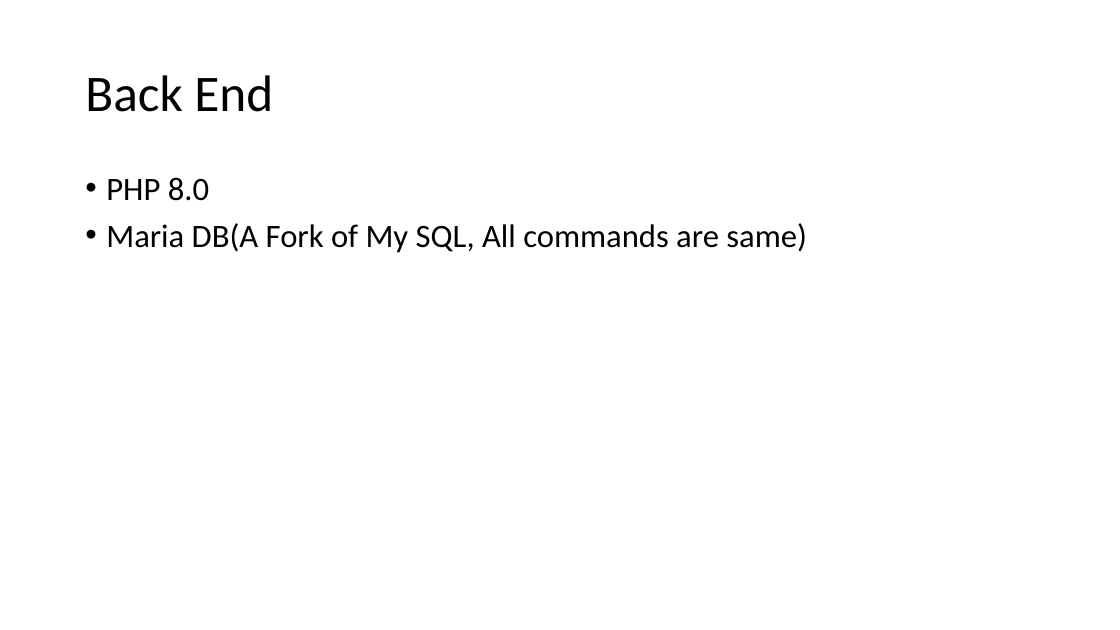
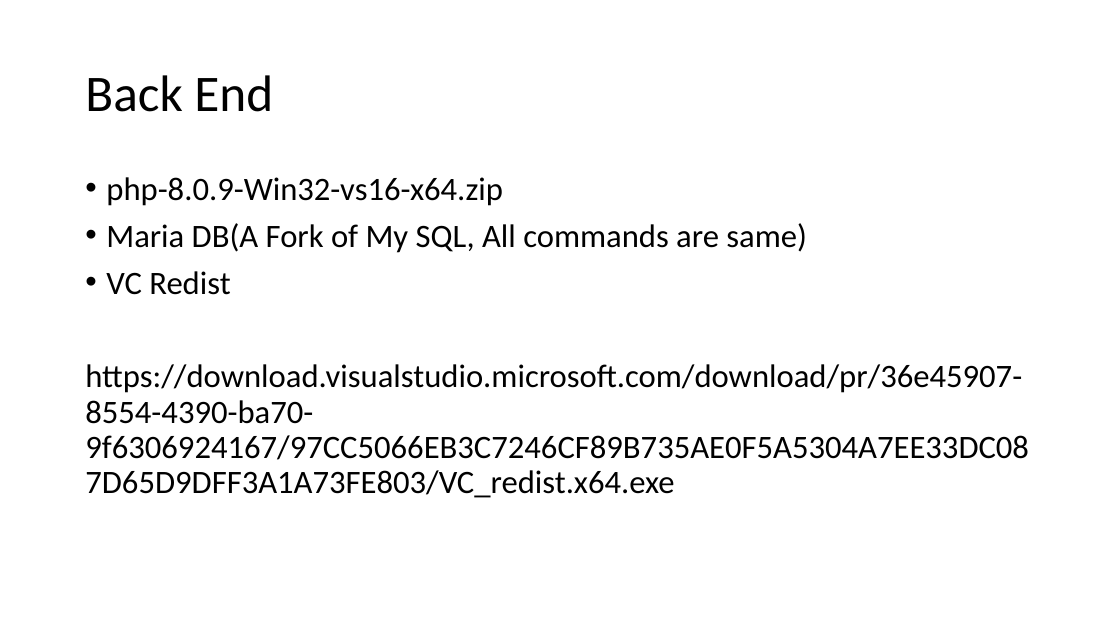
Before and after one commit to iamadal/iamadal.github.io, a slide deck: slide 3 of production/Project.pptx. Drawn at 1120x630 pixels with LibreOffice and Linux fonts; fonts in the diff are those of the drawing. Boxes give left, top, right and bottom in pixels: in the first picture for what was removed or moved away, otherwise in the second. Text is boxed around its words. In the diff, an @@ line names an element or a change of style, - is before the commit and + after.

```diff
--- a/production/Project.pptx
+++ b/production/Project.pptx
@@ text at bbox=[106, 177, 503, 206]: text changed @@
-• PHP 8.0
+• php-8.0.9-Win32-vs16-x64.zip
@@ text at bbox=[85, 271, 1029, 498]: paragraphs added @@
+• VC Redist
+https://download.visualstudio.microsoft.com/download/pr/36e45907-8554-4390-ba70-9f6306924167/97CC5066EB3C7246CF89B735AE0F5A5304A7EE33DC087D65D9DFF3A1A73FE803/VC_redist.x64.exe
```
Also in this commit, not shown: 1 other file.
